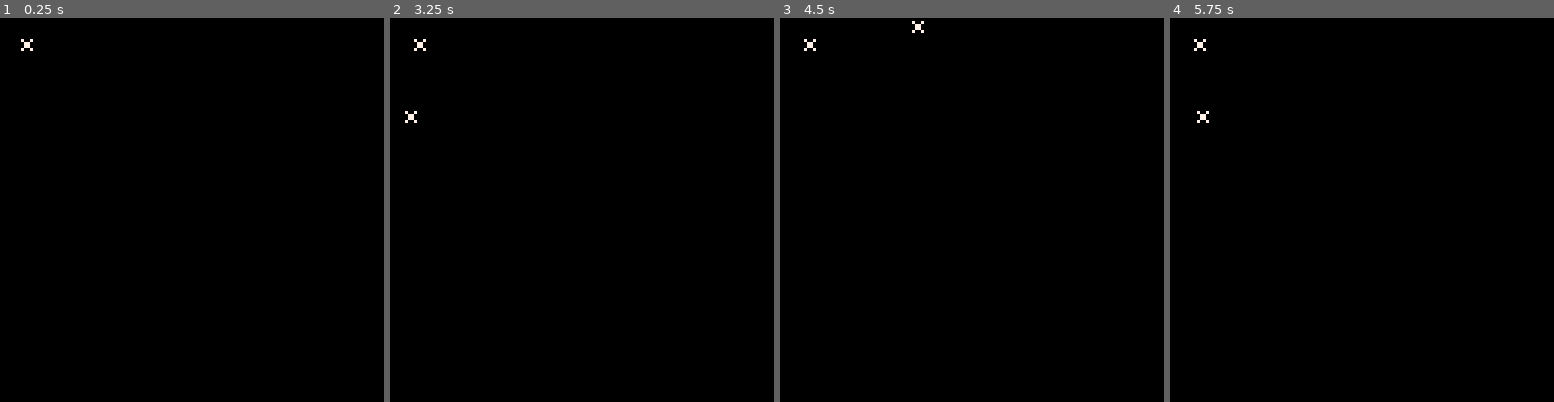
Above: before the commit, frames 1-4 (left to right).
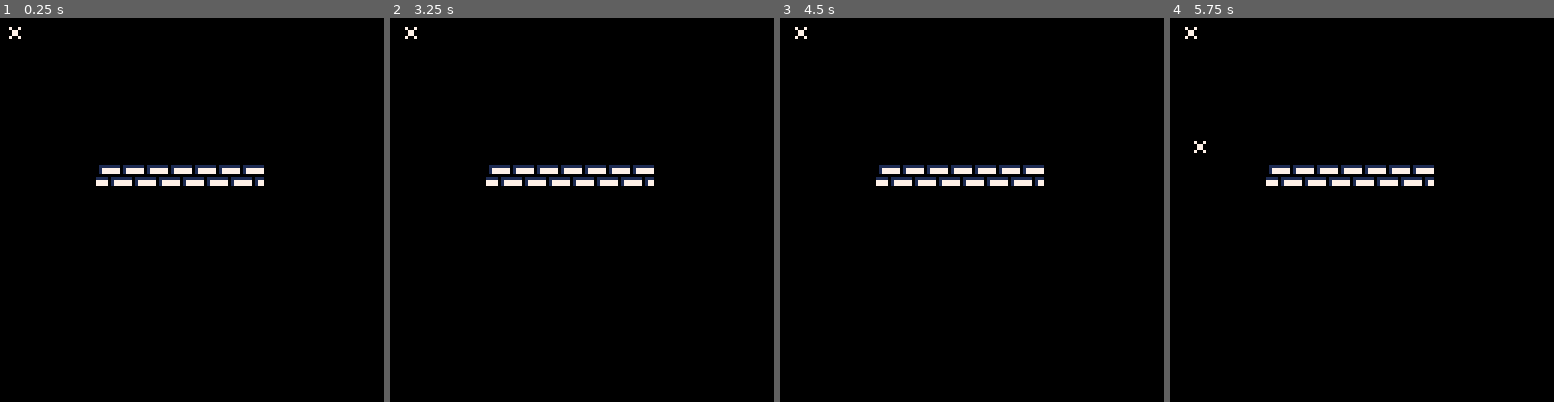
Above: after the commit, the same moments.

Repository: AntonPetrochenko/ShawarmaOfTruth
Game: PICO-8 cartridge logic.p8
Same seed, same stepped clock (60 frames per second), same inputs: the game is played once before the commit and once after it.
Inputs:
- Up to frame 1 (0.25 s): no input
- Up to frame 2 (3.25 s): hold Left 1.97-2.37 s; hold Down 2.42-2.82 s; hold Right from 2.87 s (still down)
- Up to frame 3 (4.5 s): release Right at 3.53 s; hold Up 3.58-4.08 s; hold Right from 4.13 s (still down)
- Up to frame 4 (5.75 s): release Right at 4.53 s; hold Down 4.58-5.08 s; hold Left from 5.13 s (still down)

The runs differ from the first frame. In frame 1, 1.9% of the frame differs, in the area x 2-69%, y 2-44%; in frame 2, 1.9%; in frame 3, 1.9%; in frame 4, 2.0%, in the area x 3-69%, y 2-44%.

Commit message:
Wall collisions

Diff:
--- a/logic.p8
+++ b/logic.p8
@@ -10,6 +10,8 @@
 	new_gameobj.draw = drw
 	new_gameobj.x = x
 	new_gameobj.y = y
+	new_gameobj.vx = 0
+	new_gameobj.vy = 0
 	add(game_objects,new_gameobj)
 end
 
@@ -18,7 +20,8 @@
 end
 
 function dummy_draw(s)
-	spr(0,s.x,s.y)
+	spr(0,s.x-4,s.y-4)
+	be_tangible(s)
 end
 
 function dummy_update(s)
@@ -26,10 +29,11 @@
 end
 
 function player_update(s)
-	if (btn(⬇️)) s.y += 1
-	if (btn(⬆️)) s.y -= 1
-	if (btn(⬅️)) s.x -= 1
-	if (btn(➡️)) s.x += 1
+	be_tangible(s)
+	if (btn(⬇️)) s.vy += .4
+	if (btn(⬆️)) s.vy -= .4
+	if (btn(⬅️)) s.vx -= .4
+	if (btn(➡️)) s.vx += .4
 	push_others(s)
 end
 
@@ -44,13 +48,14 @@
 	for obj in all(game_objects) do
 		obj:draw()
 	end
+	map()
 end
 
 function push_others(s)
 	for obj in all(game_objects) do
 		if (check_aabb(s,obj,5)) then
-			obj.x -= (s.x - obj.x)/5
-			obj.y -= (s.y - obj.y)/5
+			obj.vx -= (s.x - obj.x)/10
+			obj.vy -= (s.y - obj.y)/10
 		end
 	end
 end
@@ -60,7 +65,18 @@
 end
 
 function be_tangible(s)
+	if flag_at(s.x+s.vx,s.y,7) then
+		s.vx = 0
+	end
 
+	if flag_at(s.x,s.y+s.vy,7) then
+		s.vy = 0
+	end
+
+	s.vx *= 0.8
+	s.vy *= 0.8
+	s.x += s.vx
+	s.y += s.vy
 end
 
 function be_alive(s)
@@ -76,6 +92,10 @@
 		and s.x > obj.x-size
 		and s.y < obj.y+size
 		and s.y > obj.y-size
+end
+
+function flag_at(x,y,f)
+	return fget(mget(flr(x/8),flr(y/8)),f)
 end
 
 spawn(5,5,dummy_update,dummy_draw)
